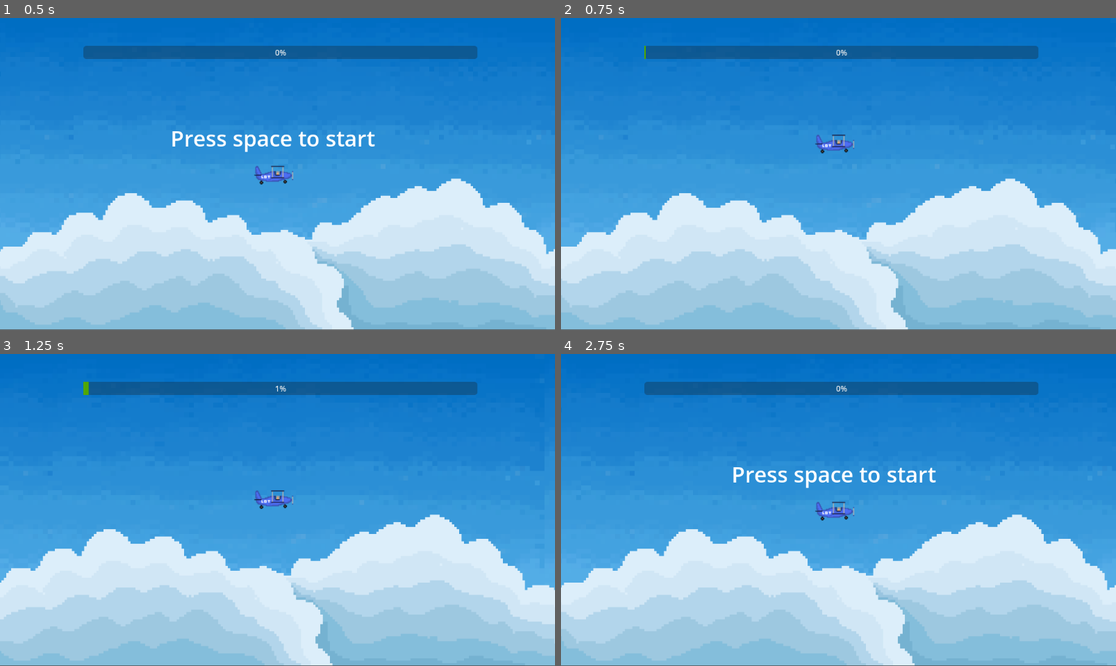
Above: before the commit, frames 1-4 (two rows, left to right).
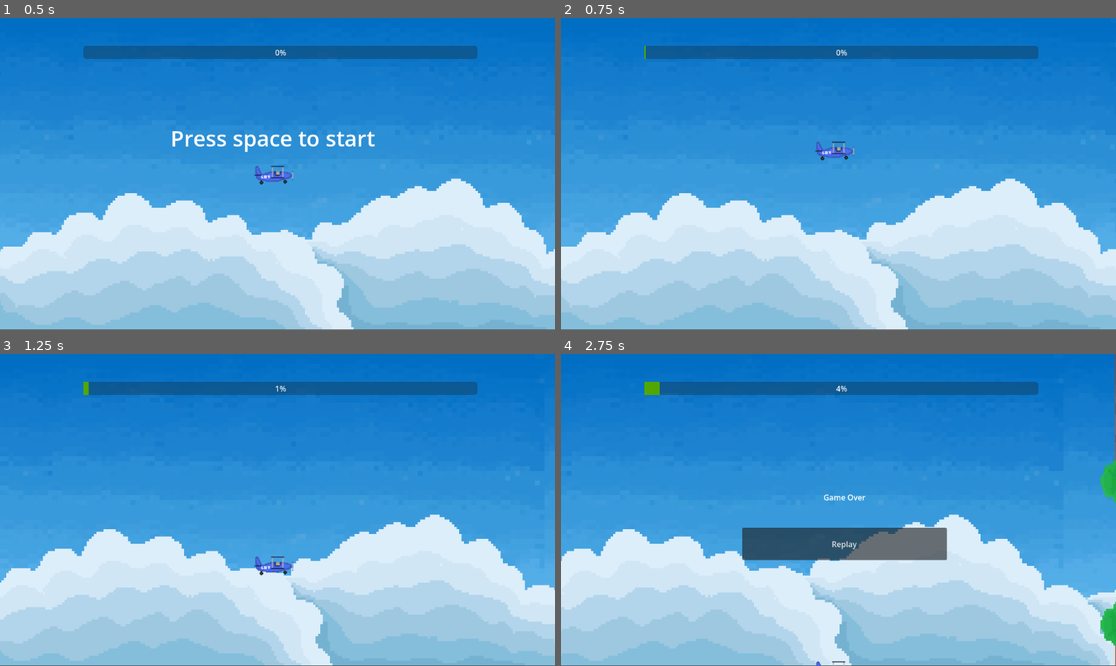
Above: after the commit, the same moments.

Repository: Orozon64/The-Sauna-Pact
Game: Godot game, scene res://scenes/flying.tscn
Two runs of this game, one before a commit and one after it. Both use one fixed random seed, a clock stepped at 60 frames per second and the inputs below. This scene is started directly instead of the project's main scene.
Inputs (mouse positions are in pixels of both pictures, inside the frame that each line leads up to):
- Up to frame 1 (0.5 s): no input
- Up to frame 2 (0.75 s): tap Space at 0.5 s; hold D (move_right) from 0.53 s (still down); hold Space from 0.53 s (still down); tap E (item_interact) at 0.6 s
- Up to frame 3 (1.25 s): keep holding D (move_right); keep holding Space
- Up to frame 4 (2.75 s): release D (move_right) at 1.28 s; release Space at 1.28 s; hold S (move_down) 1.28-2 s; tap Space at 1.35, 1.52, 1.82 s; tap E (item_interact) at 1.55 s; click (561, 382) at 2 s, where only the run before the commit has a clickable "Replay"

Frame 1 is identical in both runs. In frame 2, 0.4% of the frame differs, in the area x 45-53%, y 37-46%; in frame 3, 0.5%; in frame 4, 22%, in the area x 0-100%, y 0-100%.

Commit message:
plane.gd

Diff:
--- a/scripts/plane.gd
+++ b/scripts/plane.gd
@@ -2,6 +2,7 @@
 
 var cooldown = 0
 var started = false
+var ended = false
 
 # Called when the node enters the scene tree for the first time.
 func _ready() -> void:
@@ -13,20 +14,34 @@
 		if cooldown > 0:
 			cooldown -= 1
 
-		if position.y >= DisplayServer.window_get_size().y / 2 or position.y <= (0 - DisplayServer.window_get_size().y) / 2:
+		if position.y >= 640 or position.y <= 0:
 			velocity.y = 0
 			#get_tree().change_scene_to_file("res://scenes/flyingGameOver.tscn")
 			var gameOver = load("res://scenes/flyingGameOver.tscn")
 			var gameOverScreen = gameOver.instantiate()
 			get_tree().current_scene.add_child(gameOverScreen)
-			gameOverScreen.position = Vector2(0, 0)
+			gameOverScreen.position = Vector2(586, 333)
 			get_tree().paused = true
 			#get_tree().reload_current_scene()
 
+	if get_tree().current_scene.get_node("ProgressBar").value >= 100 and !ended:
+		ended = true
+		get_tree().current_scene.get_node("Start").text = "Congratulations!"
+		get_tree().current_scene.get_node("Start").visible = true
+		get_tree().current_scene.get_node("Start").set("theme_override_colors/font_color", Color(0.461, 1.0, 0.429, 1.0))
+
+
+	if ended:
+		position.x += 7
+		if position.x >= 1500:
+			get_tree().change_scene_to_file("res://scenes/finnish_map.tscn")
+
+
 func _physics_process(delta: float) -> void:
-	if started:
+	if started and !ended:
 		var gravity = get_gravity()
-		velocity.y += gravity.y * delta
+		gravity = 1480.0
+		velocity.y += gravity * delta
 
 		move_and_slide()
 		for i in get_slide_collision_count():
@@ -35,12 +50,12 @@
 			var gameOver = load("res://scenes/flyingGameOver.tscn")
 			var gameOverScreen = gameOver.instantiate()
 			get_tree().current_scene.add_child(gameOverScreen)
-			gameOverScreen.position = Vector2(0, 0)
+			gameOverScreen.position = Vector2(586, 303)
 			get_tree().paused = true
 
 func _input(ev):
 
-	if Input.is_key_pressed(KEY_SPACE) and cooldown == 0:
+	if Input.is_key_pressed(KEY_SPACE) and cooldown == 0 and !ended:
 		if !started:
 			started = true
 		print("Space")
